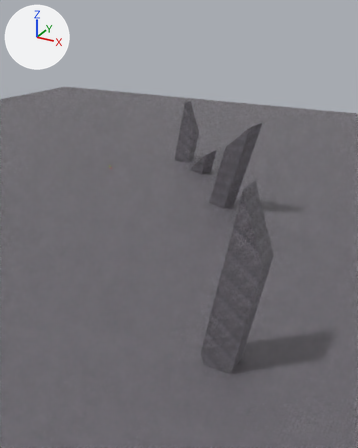
Two versions of the glTF model data/blenderflattest/myflattest.gltf, one commit apart.
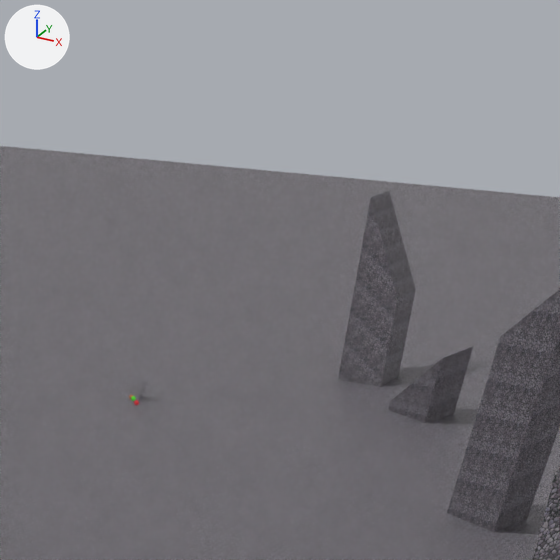
Each version appears first whole from a 50 mm lens placed at (357.0, -473.0, 183.0), pointed at (139.0, -76.0, -16.0), and next in a close-up on the part from 19% to 68% of the width and 9% to 49% of the height. The lights are fixed; the arrows at upper left show +X, +Y and +Z. Where no turn or scale is listed for an object, it has been applied to the vertices.
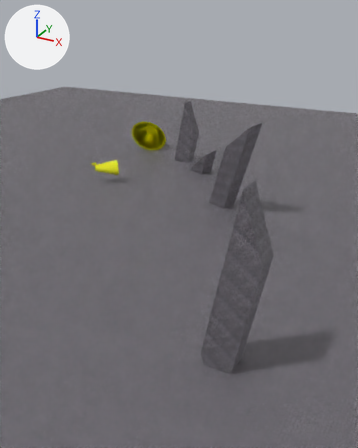
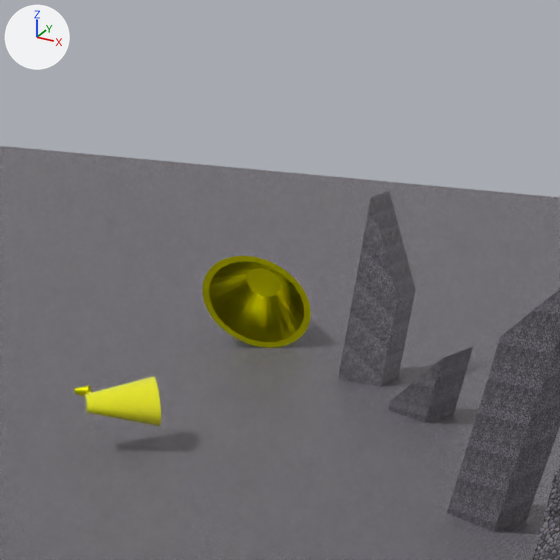
The change, as a diff of the scene's bpy script:
```diff
--- a/data/blenderflattest/myflattest.gltf.py
+++ b/data/blenderflattest/myflattest.gltf.py
@@ mat_material_012 @@
+mat_material_012 = principled_material('Material.012')
+mat_material_012.base_color = (0.8, 0.793, 0.00368)  # yellow #e7e60c
+mat_material_012.metallic = 1.0
+mat_material_012.roughness = 0.288
@@ mat_material_011 @@
+mat_material_011 = principled_material('Material.011')
+mat_material_011.base_color = (0.8, 0.793, 0.00368)  # yellow #e7e60c
+mat_material_011.roughness = 0.127
@@ mat_material @@
+mat_material = principled_material('Material')
+mat_material.base_color = (0.8, 0.793, 0.00368)  # yellow #e7e60c
+mat_material.metallic = 1.0
+mat_material.roughness = 0.288
@@ me_cylinder_005 @@
+me_cylinder_005.from_pydata(...)  # 128 vertices, 252 faces; spans x 8.3..57.1, y -36.2..17.9, z -29.8..10.3
+me_cylinder_005.materials.append(mat_material_012)  # yellow #e7e60c
@@ me_cylinder_004 @@
+me_cylinder_004.from_pydata(...)  # 128 vertices, 252 faces; spans x 2.2..30.6, y -12.6..15.9, z -12.2..2.9
+me_cylinder_004.materials.append(mat_material_011)  # yellow #e7e60c
@@ me_cylinder_003 @@
+me_cylinder_003.from_pydata(...)  # 128 vertices, 252 faces; spans x -0.13..6.41, y -2.96..2.59, z -1.37..4.07
+me_cylinder_003.materials.append(mat_material)  # yellow #e7e60c
@@ ob_cylinder_002 @@
+ob_cylinder_002 = bpy.data.objects.new('Cylinder.002', me_cylinder_005)
+ob_cylinder_002.location = (-37.9, 119.0, 30.0)
@@ ob_cylinder_001 @@
+ob_cylinder_001 = bpy.data.objects.new('Cylinder.001', me_cylinder_004)
+ob_cylinder_001.location = (14.0, -42.3, 21.2)
@@ ob_cylinder @@
+ob_cylinder = bpy.data.objects.new('Cylinder', me_cylinder_003)
+ob_cylinder.location = (-17.8, -10.3, 4.8)
```

Where the change shows, as pixel boxes [x1, y1, x2, y2] in the close-ups (560 x 560 px):
'Cylinder.002', added (yellow): after [202, 256, 311, 348]
'Cylinder.001', added (yellow): after [85, 376, 161, 426]
'Cylinder', added: after [74, 385, 91, 397]
